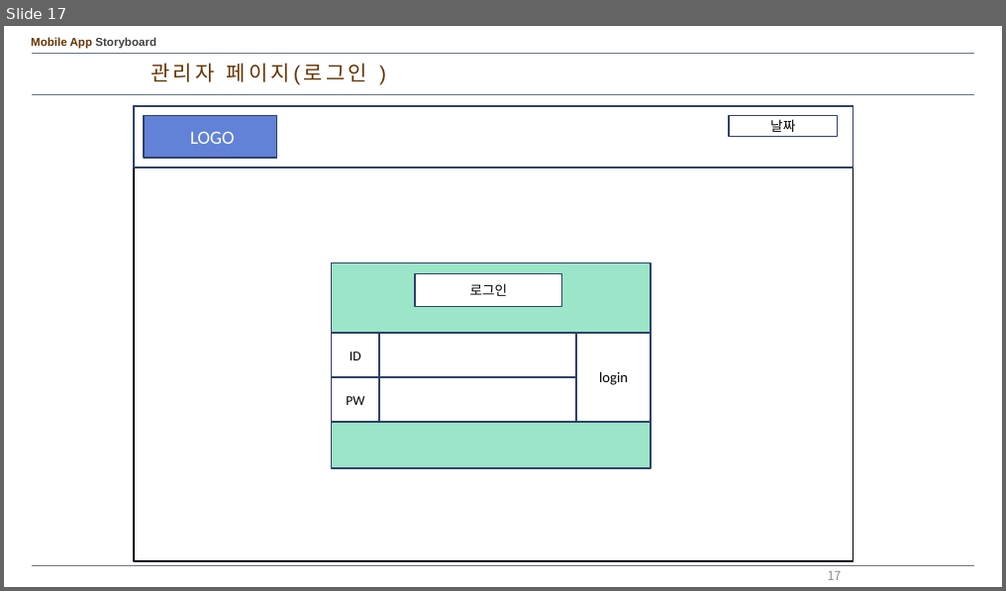
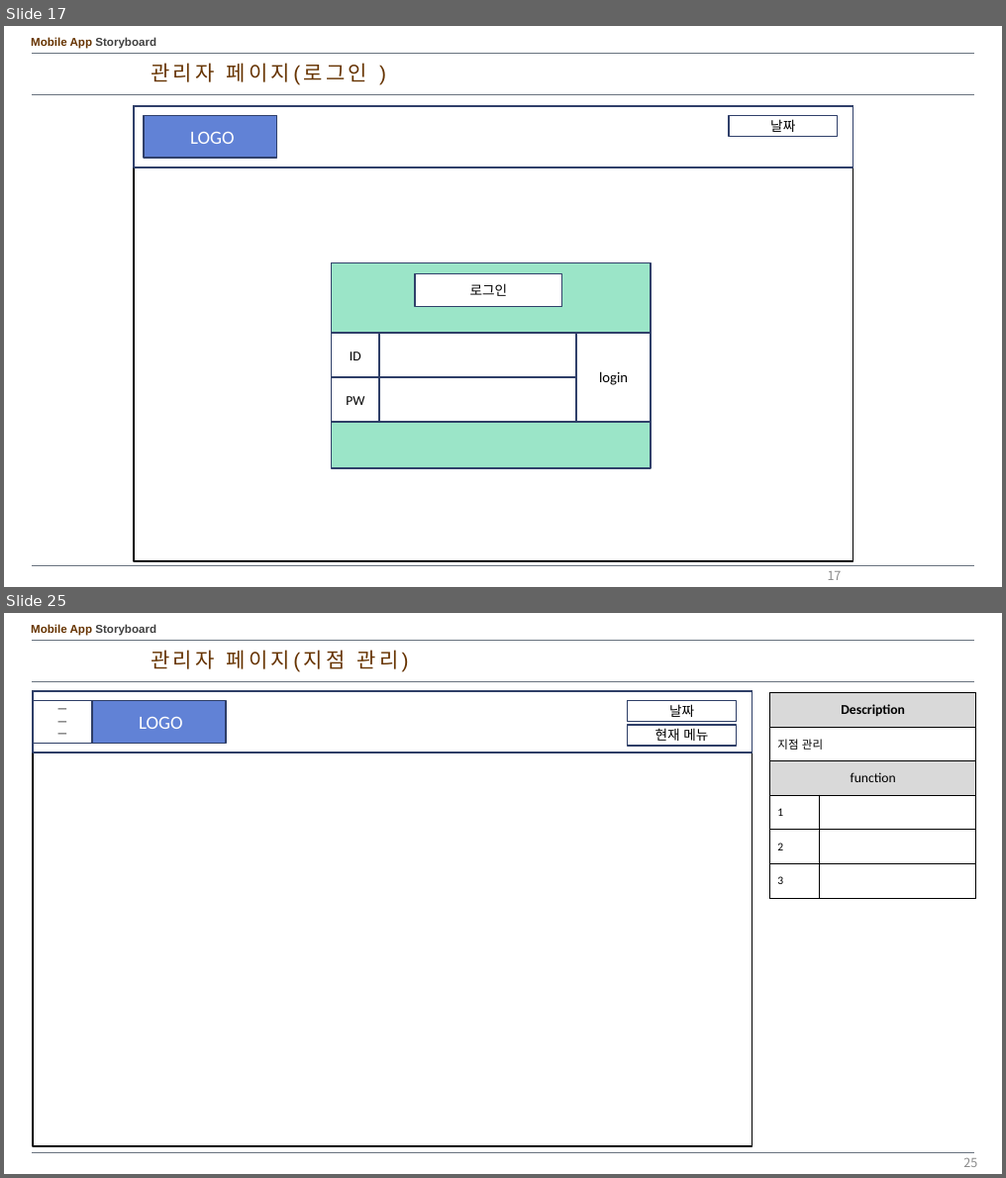
Before and after one commit to kangheechoul/document, a slide deck: 프레젠테이션 1.pptx. Shown one above the other, each under a label of ours: slide 17 before the commit, slides 17 and 25 after it; the slides between them are not shown. The pictures are 1006x591 and 1006x1178 pixels, drawn with LibreOffice and Linux fonts; fonts in the diff are those of the drawing. Boxes give left, top, right and bottom in pixels: in the first picture for what was removed or moved away, otherwise in the second. Text is boxed around its words. In the diff, an @@ line names an element or a change of style, - is before the commit and + after.

Commit message:
0606 회원관리 수정

```diff
--- a/프레젠테이션 1.pptx
+++ b/프레젠테이션 1.pptx
@@ slide 25 added at (x1=4, y1=613, x2=1002, y2=1174), background #FFFFFF; not listed: 4 template elements that a slide beside it also shows @@
@@ text added at (x1=151, y1=650, x2=399, y2=669), 20 pt, text #663300 @@
+관리자 페이지(지점 관리)
@@ rectangle added at (x1=33, y1=691, x2=751, y2=1148), fill #FFFFFF, outline #000000 1.5 pt @@
@@ rectangle added at (x1=33, y1=691, x2=751, y2=753), fill #FFFFFF, outline #2E3E67 1.5 pt @@
@@ rectangle added at (x1=33, y1=700, x2=91, y2=744), fill #FFFFFF, outline #2E3E67 1.5 pt, 10 pt, text #000000 @@
+ㅡ
+ㅡ
+ㅡ
@@ rectangle added at (x1=92, y1=700, x2=226, y2=744), fill #6182D6, outline #2E3E67 1.5 pt, 18 pt, text #FFFFFF @@
+LOGO
@@ rectangle added at (x1=628, y1=700, x2=737, y2=722), fill #FFFFFF, outline #2E3E67 1.5 pt, 13 pt, text #000000 @@
+날짜
@@ table added at (x1=770, y1=692, x2=976, y2=898), 6 rows, 2 columns @@
+Description | 
+지점 관리 | 
+function | 
+1 | 
+2 | 
+3 | 
@@ rectangle added at (x1=628, y1=725, x2=737, y2=746), fill #FFFFFF, outline #2E3E67 1.5 pt, 13 pt, text #000000 @@
+현재 메뉴
@@ page number added at (x1=963, y1=1158, x2=977, y2=1167), 12 pt, text #8C8C8C @@
+25
```
Also in this commit, not shown: 5 slides changed, 2 other slides added, 1 slide removed.
